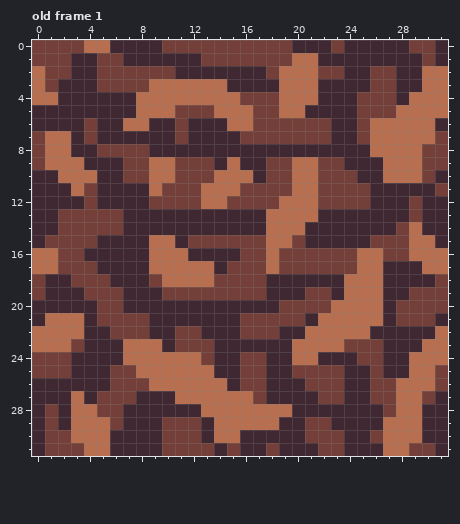
Two states of a pixel-art file, Assets/Art/Tiles/dirt.aseprite. That is the earlier state.
32x32 pixels, 1 frame. Shown: old frame 1. The commit also changed other frames, which this record leaves out.
Now the later version:
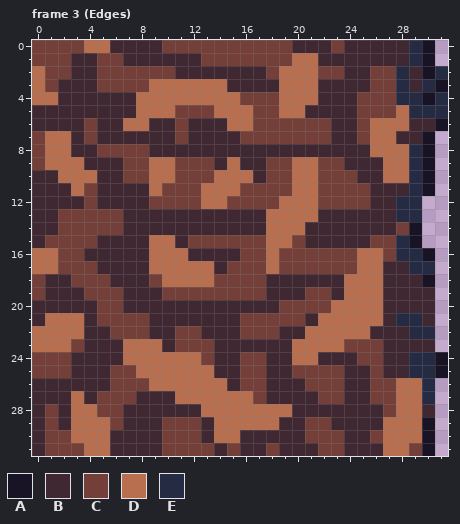
Palette (. is transparent): A #181425  B #3f2832  C #743f39  D #b86f50  E #262b44
A new or re-ordered frame is compared with the old frame closest to it.
The edit:
{"change": "frames 1 -> 20"}
{"change": "layer \"Dark\" added"}
{"change": "layer \"Mid\" added"}
{"change": "layer \"Bright\" added"}
{"change": "layer \"Edge\" added"}
{"change": "layer \"Layer 1\" removed"}
{"change": "layer \"Layer 1 Copy\" removed"}
{"change": "layer \"Layer 2\" removed"}
{"where": "frame 3 (Edges) is new; against old frame 1"}
{"frame":3,"y":0,"x":29,"old":"CCB","new":"EA."}
{"frame":3,"y":1,"x":29,"old":"BCB","new":"EA."}
{"frame":3,"y":2,"x":28,"old":"B","new":"E"}
{"frame":3,"y":2,"x":30,"old":"DD","new":"AE"}
{"frame":3,"y":3,"x":28,"old":"B","new":"E"}
{"frame":3,"y":3,"x":30,"old":"DD","new":"EA"}
{"frame":3,"y":4,"x":28,"old":"BDDD","new":"EEAE"}
{"frame":3,"y":5,"x":29,"old":"DDD","new":"EEE"}
{"frame":3,"y":6,"x":29,"old":"DDB","new":"BBA"}
{"frame":3,"y":7,"x":28,"old":"DDDC","new":"BBA."}
{"frame":3,"y":8,"x":29,"old":"DCC","new":"EA."}
{"frame":3,"y":9,"x":29,"old":"DCC","new":"EA."}
{"frame":3,"y":10,"x":29,"old":"DCB","new":"EA."}
{"frame":3,"y":11,"x":29,"old":"BBC","new":"EA."}
{"frame":3,"y":12,"x":28,"old":"BCBB","new":"EE.."}
{"frame":3,"y":13,"x":28,"old":"BCBB","new":"EE.."}
{"frame":3,"y":14,"x":29,"old":"DBB","new":"A.."}
{"frame":3,"y":15,"x":28,"old":"CDDB","new":"EA.."}
{"frame":3,"y":16,"x":28,"old":"CDDD","new":"EEA."}
{"frame":3,"y":17,"x":29,"old":"BDD","new":"EE."}
{"frame":3,"y":18,"x":30,"old":"BC","new":"A."}
{"frame":3,"y":19,"x":29,"old":"CCC","new":"BB."}
{"frame":3,"y":20,"x":28,"old":"CCCC","new":"BBB."}
{"frame":3,"y":21,"x":28,"old":"CCCB","new":"EEB."}
{"frame":3,"y":22,"x":29,"old":"BBD","new":"EE."}
{"frame":3,"y":23,"x":30,"old":"DD","new":"B."}
{"frame":3,"y":24,"x":29,"old":"DDD","new":"EEA"}
{"frame":3,"y":25,"x":29,"old":"DDC","new":"EEA"}
{"frame":3,"y":26,"x":30,"old":"DC","new":"E."}
{"frame":3,"y":27,"x":30,"old":"CB","new":"E."}
{"frame":3,"y":28,"x":31,"old":"B","new":"."}
{"frame":3,"y":29,"x":30,"old":"BB","new":"A."}
{"frame":3,"y":30,"x":30,"old":"BB","new":"A."}
{"frame":3,"y":31,"x":30,"old":"CB","new":"A."}
{"label":"changed","picture_box":[396,40,448,456]}
